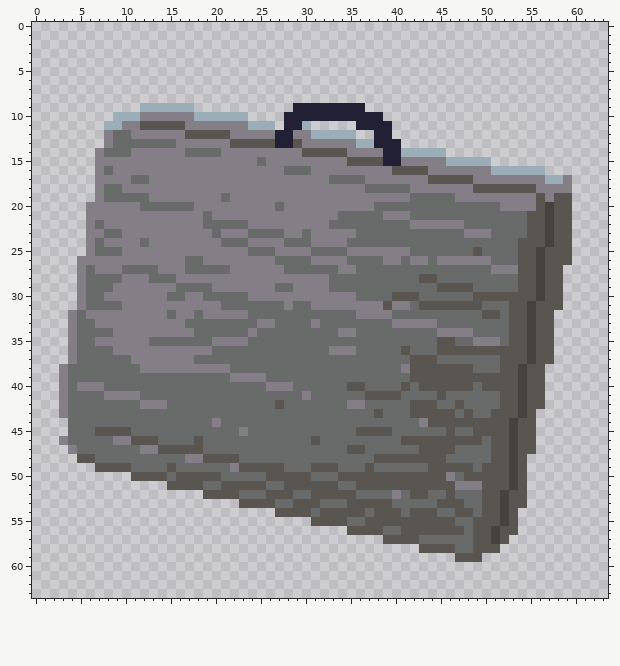
One commit to this pixel-art sprite: Sprites/suitcase2.png. That is the earlier state.
The file is 64x64 pixels.
After the commit:
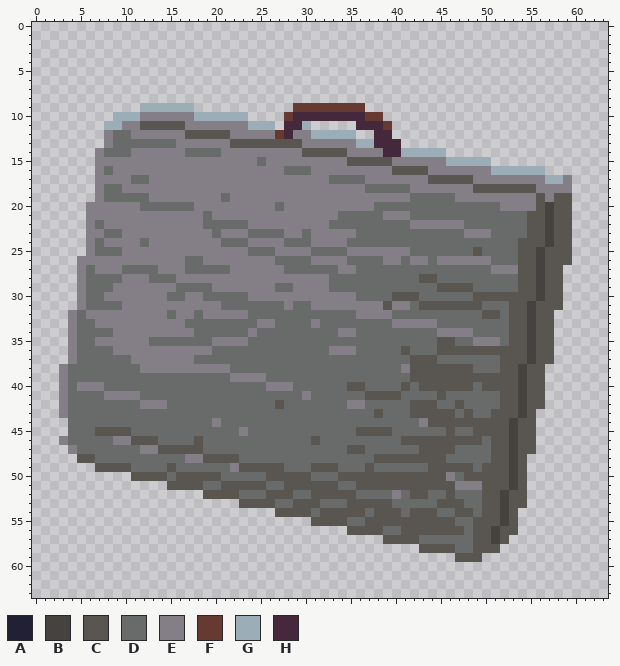
Palette (. is transparent): A #222034  B #454240  C #595652  D #696a6a  E #847e87  F #663931  G #9badb7  H #45283c
The exact change:
y 9: x 29..36 AAAAAAAA -> FFFFFFFF
y 10: x 28..38 AAAAAAAAAAA -> FHHHHHHHHFF
y 11: x 28..29 AA -> HH; x 36..39 AAAA -> HHHF
y 12: x 27..28 AA -> FH; x 38..39 AA -> HH
y 13: x 27..28 AA -> CC; x 38..40 AAA -> HHH
y 14: x 39..40 AA -> HH
y 15: x 39..40 AA -> CE
Pixel boxes of the changes (left, top, right, bottom) in both pictures:
changed: (275, 103, 401, 166)
